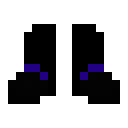
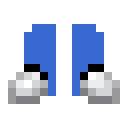
Layer changes from the first 128×128 image to the second:
hid "Calque" over [8, 72, 120, 104]
"Calque #4": opacity 88% → 100%, blend overlay → lch color, painted on it over [24, 24, 104, 96]
hid "Calque #3" over [24, 24, 104, 96]
hid "Calque #1" over [24, 24, 104, 96]
"Calque #2": blend color → overlay, painted on it over [24, 64, 104, 80]
added layer "Calque #6" (color) above "Calque #5" over [24, 64, 104, 80]
hid "Calque #5" over [8, 72, 120, 104]
